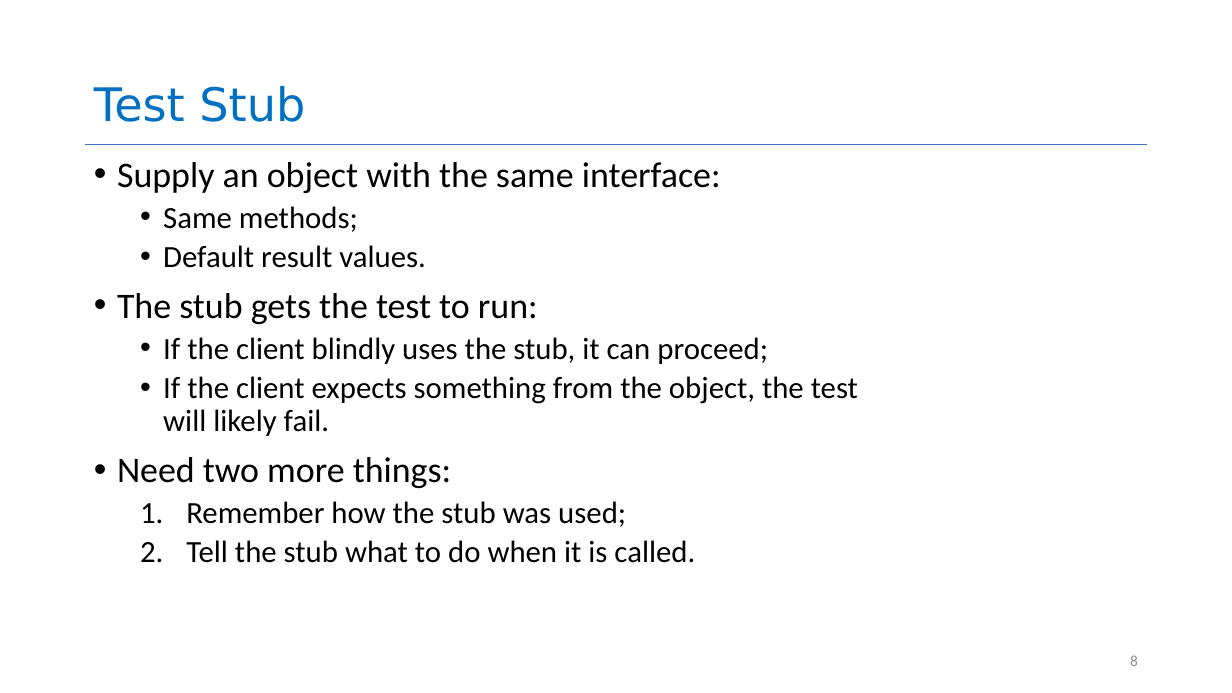
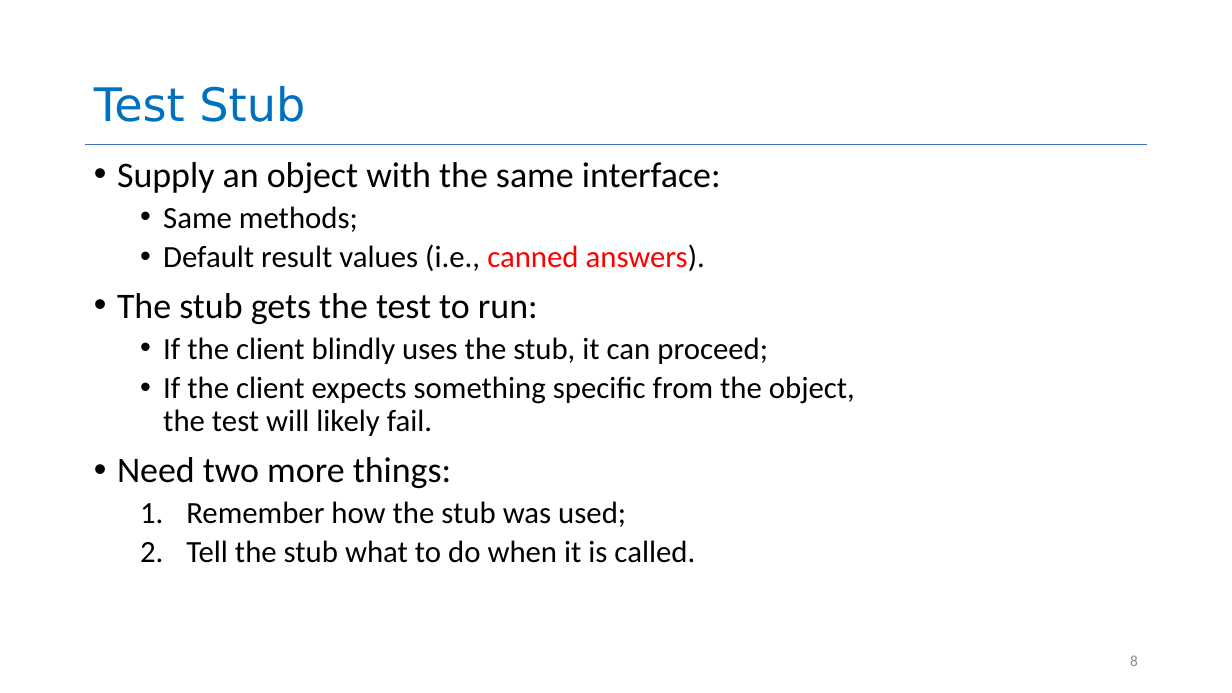
Before and after one commit to neu-se/CS4530-Spring-2022, a slide deck: slide 8 of Slides/Lesson 5.3 Testing Systems.pptx. Drawn at 1232x693 pixels with LibreOffice and Linux fonts; fonts in the diff are those of the drawing. Boxes give left, top, right and bottom in pixels: in the first picture for what was removed or moved away, otherwise in the second. Text is boxed around its words. In the diff, an @@ line names an element or a change of style, - is before the commit and + after.

```diff
--- a/Slides/Lesson 5.3 Testing Systems.pptx
+++ b/Slides/Lesson 5.3 Testing Systems.pptx
@@ text at (163, 244, 705, 271): text changed @@
-  • Default result values.
+  • Default result values (i.e., canned answers).
@@ text at (163, 376, 855, 436): text changed @@
-  • If the client expects something from the object, the test will likely fail.
+  • If the client expects something specific from the object, the test will likely fail.
```
Also in this commit, not shown: 6 other slides changed, 4 slides added.
